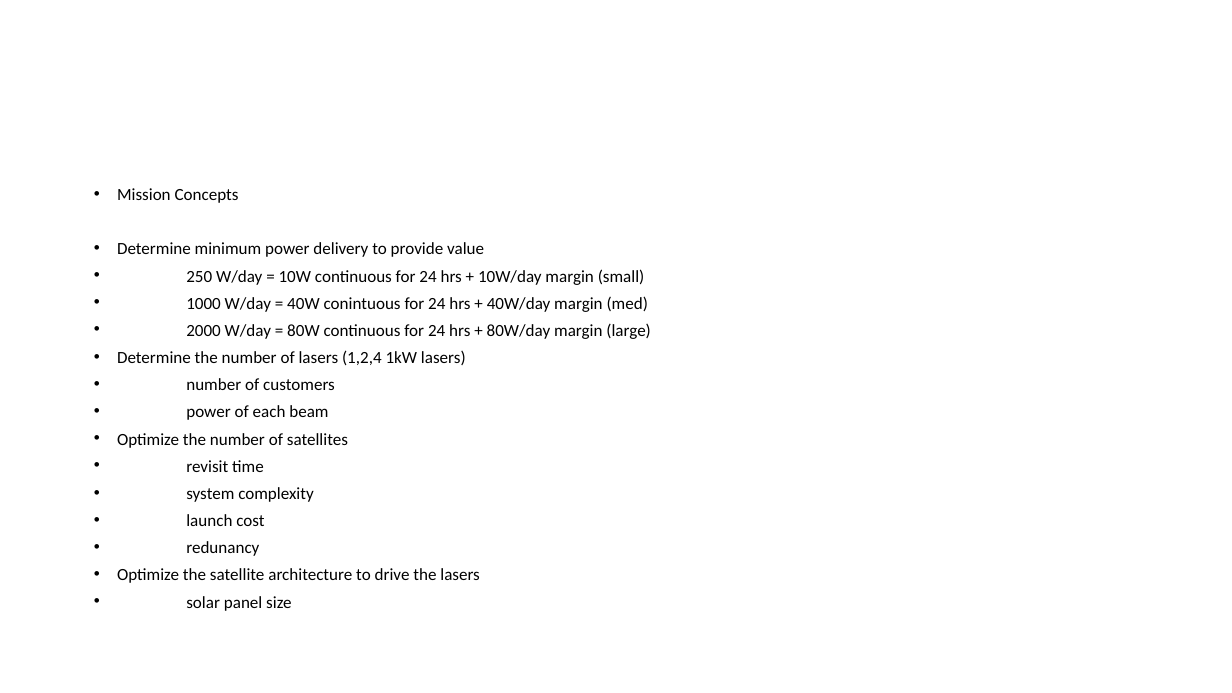
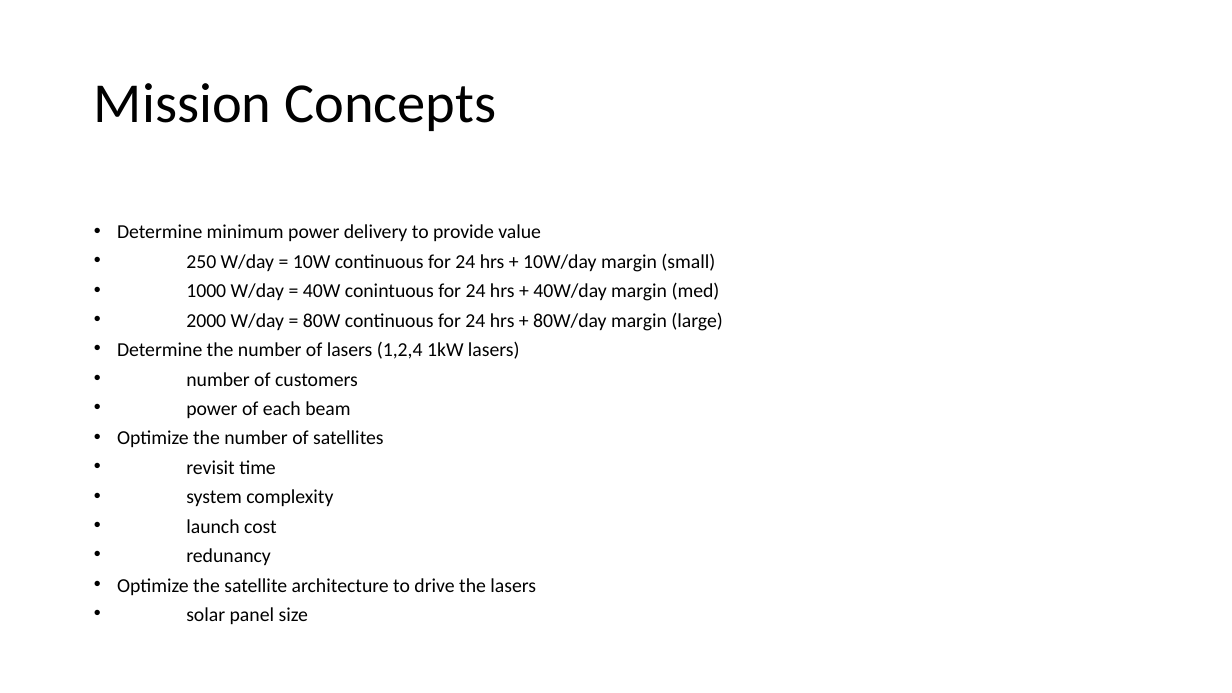
Before and after one commit to uitenbro/lunarspark, a slide deck: slide 4 of Simulation Display Design v2.pptx. Drawn at 1232x693 pixels with LibreOffice and Linux fonts; fonts in the diff are those of the drawing. Boxes give left, top, right and bottom in pixels: in the first picture for what was removed or moved away, otherwise in the second. Text is boxed around its words. In the diff, an @@ line names an element or a change of style, - is before the commit and + after.

```diff
--- a/Simulation Display Design v2.pptx
+++ b/Simulation Display Design v2.pptx
@@ title added at (94, 83, 496, 131), 44 pt, text #000000 @@
+Mission Concepts
@@ text "Determine minimum power delivery to ..." at (117, 224, 722, 625): size 13.3 to 15.4 pt @@
@@ text at (117, 188, 239, 203): paragraph removed @@
-• Mission Concepts
```
Also in this commit, not shown: 1 slide added, 1 slide removed, 6 other files.
